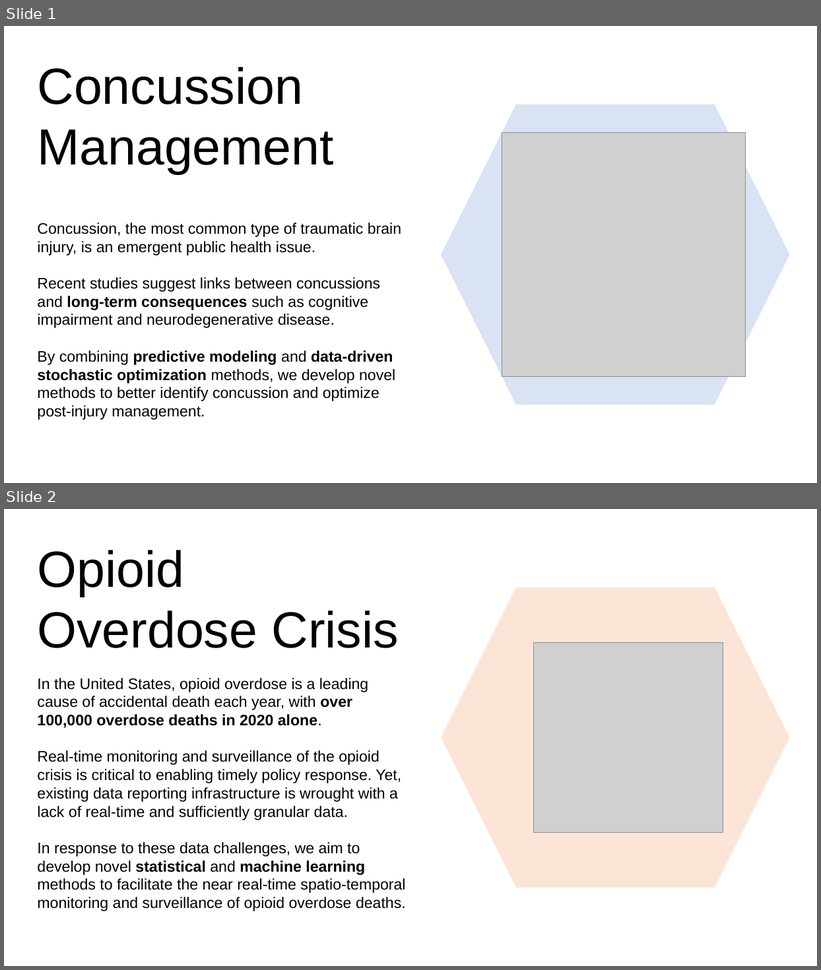
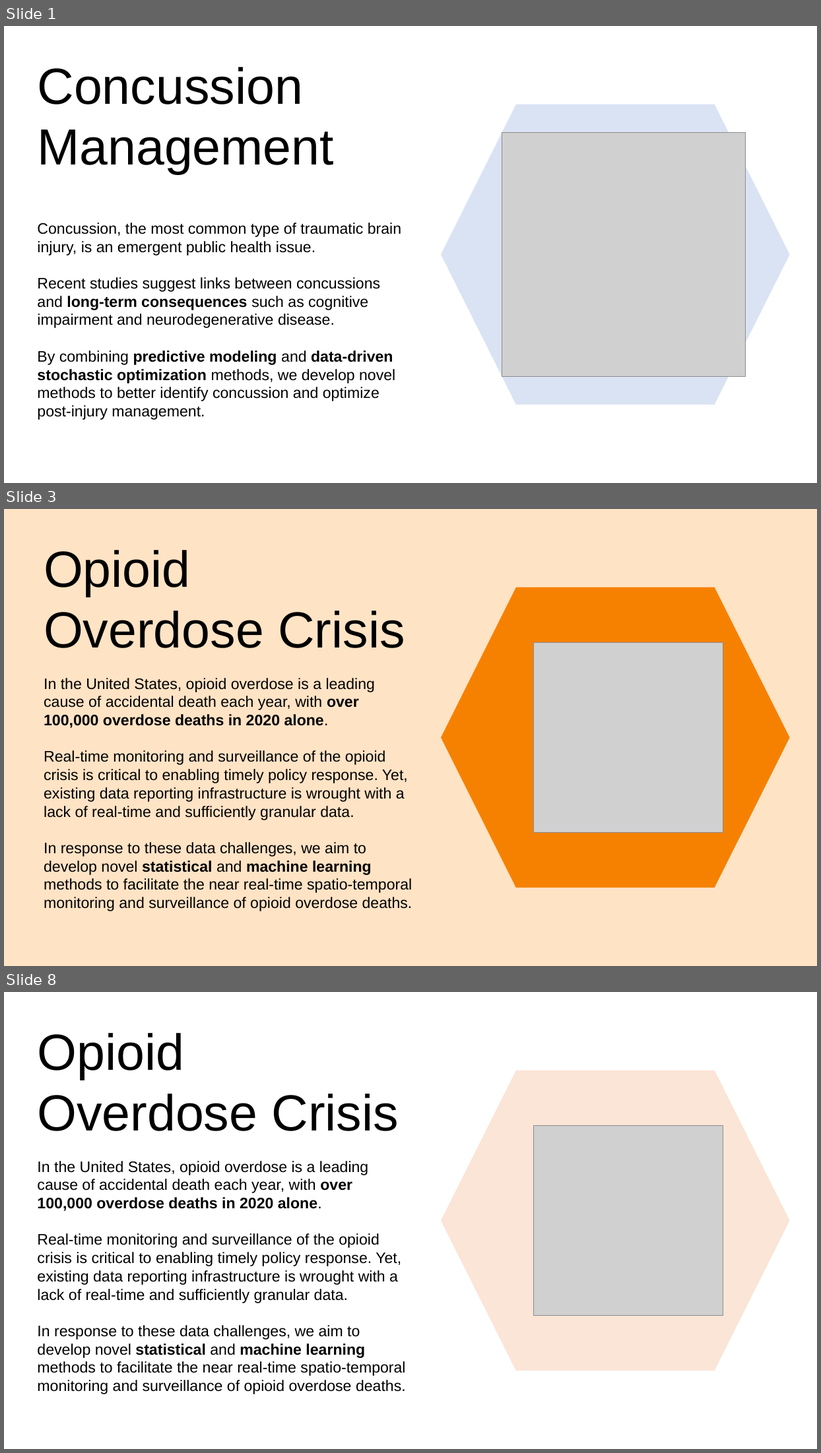
Before and after one commit to giangabrielgarcia/giangabrielgarcia.github.io, a slide deck: images/Figures.pptx. Shown one above the other, each under a label of ours: slides 1 and 2 before the commit, slides 1, 3 and 8 after it; the slides between them are not shown. The pictures are 821x970 and 821x1453 pixels, drawn with LibreOffice and Linux fonts; fonts in the diff are those of the drawing; grey boxes stand for pictures. Boxes give left, top, right and bottom in pixels: in the first picture for what was removed or moved away, otherwise in the second. Text is boxed around its words. In the diff, an @@ line names an element or a change of style, - is before the commit and + after.

```diff
--- a/images/Figures.pptx
+++ b/images/Figures.pptx
@@ slide 3 added at (4,509,817,966), background #FFE3C5 @@
@@ text added at (44,550,405,648), 60 pt, text #000000 @@
+Opioid Overdose Crisis
@@ hexagon added at (442,587,790,888), fill #F68100 @@
@@ picture added at (533,642,723,832) @@
@@ text added at (44,678,413,912), 18 pt, text #000000 @@
+In the United States, opioid overdose is a leading cause of accidental death each year, with over 100,000 overdose deaths in 2020 alone.
+Real-time monitoring and surveillance of the opioid crisis is critical to enabling timely policy response. Yet, existing data reporting infrastructure is wrought with a lack of real-time and sufficiently granular data.
+In response to these data challenges, we aim to develop novel statistical and machine learning methods to facilitate the near real-time spatio-temporal monitoring and surveillance of opioid overdose deaths.
@@ what was slide 2 is now slide 8 @@
```
Also in this commit, not shown: 1 slide changed, 4 other slides added, 9 other files.
